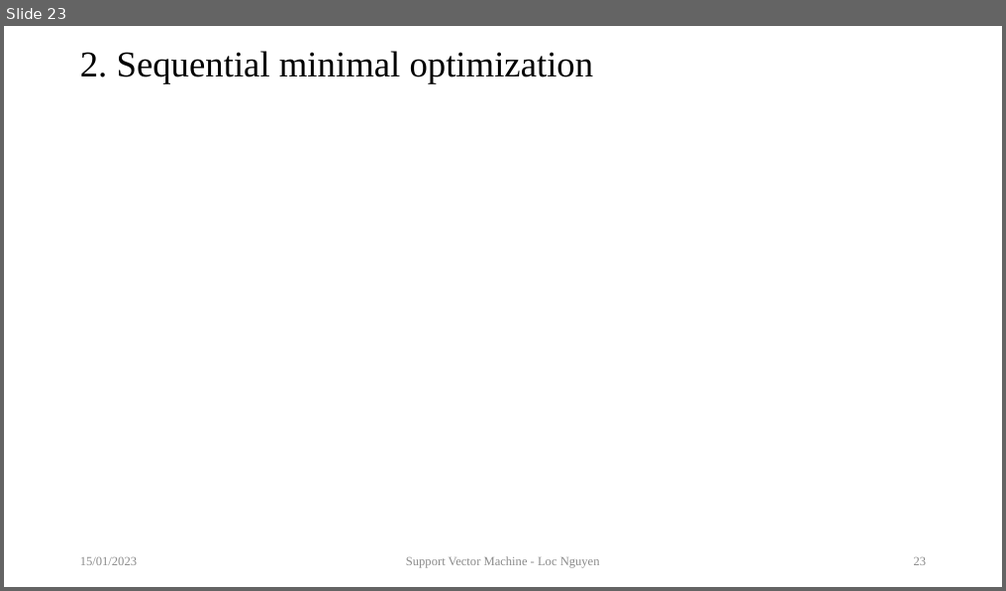
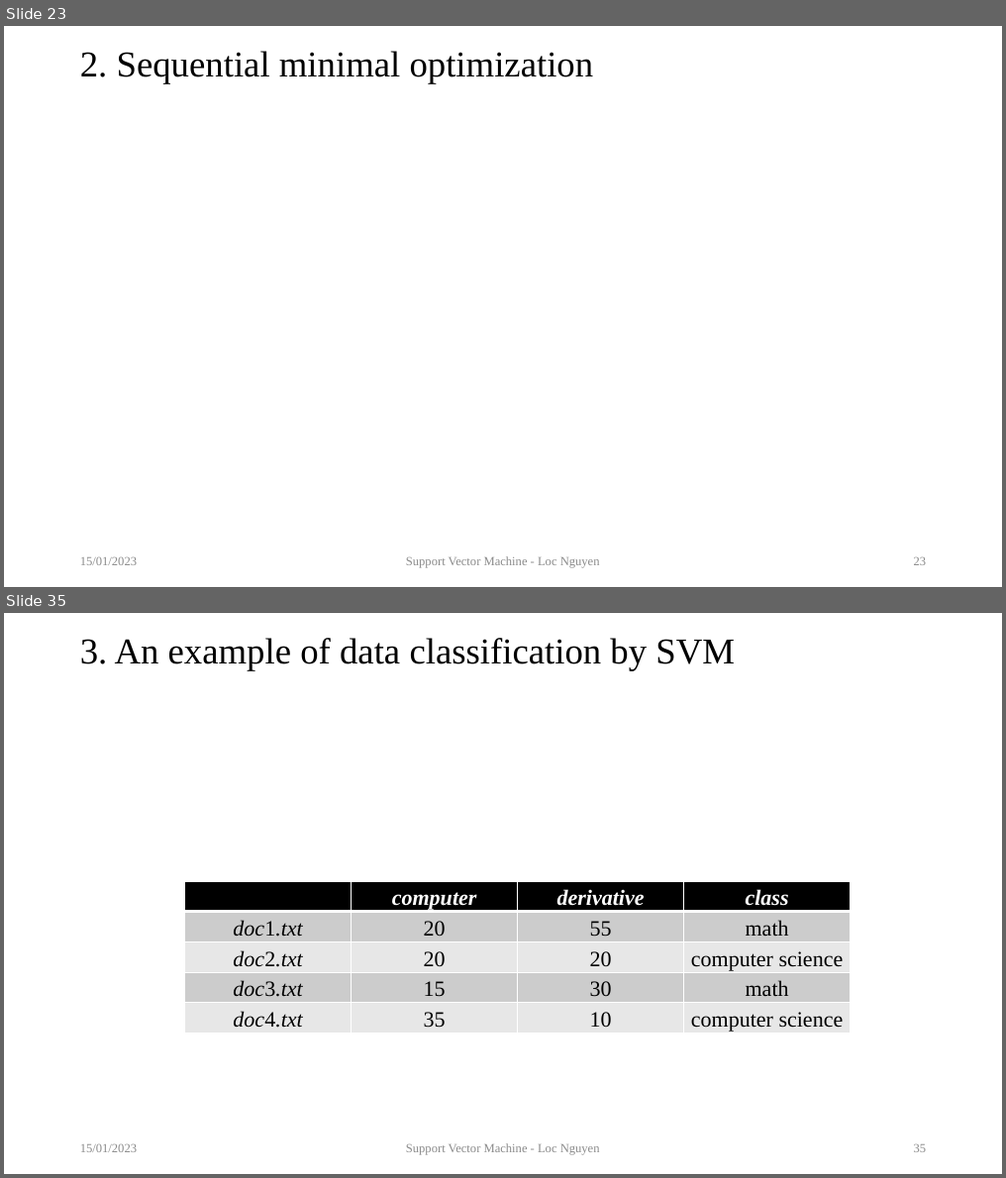
Before and after one commit to sciencepg/global-optimization, a slide deck: 09.TutorialOnSVM/artifact/TutorialOnSVM.pptx. Shown one above the other, each under a label of ours: slide 23 before the commit, slides 23 and 35 after it; the slides between them are not shown. The pictures are 1006x591 and 1006x1178 pixels, drawn with LibreOffice and Linux fonts; fonts in the diff are those of the drawing; grey boxes stand for pictures. Boxes give left, top, right and bottom in pixels: in the first picture for what was removed or moved away, otherwise in the second. Text is boxed around its words. In the diff, an @@ line names an element or a change of style, - is before the commit and + after.

```diff
--- a/09.TutorialOnSVM/artifact/TutorialOnSVM.pptx
+++ b/09.TutorialOnSVM/artifact/TutorialOnSVM.pptx
@@ slide 35 added at <box>4,613,1002,1174</box>, background #FFFFFF @@
@@ title added at <box>80,638,735,671</box>, 35 pt, text #000000 @@
+3. An example of data classification by SVM
@@ table added at <box>185,881,849,1036</box>, 5 rows, 4 columns @@
+ | computer | derivative | class
+doc1.txt | 20 | 55 | math
+doc2.txt | 20 | 20 | computer science
+doc3.txt | 15 | 30 | math
+doc4.txt | 35 | 10 | computer science
@@ text added at <box>80,1145,137,1153</box>, 12 pt, text #8C8C8C @@
+15/01/2023
@@ text added at <box>406,1144,600,1156</box>, 12 pt, text #8C8C8C @@
+Support Vector Machine - Loc Nguyen
@@ page number added at <box>914,1145,927,1153</box>, 12 pt, text #8C8C8C @@
+35
```
Also in this commit, not shown: 4 slides changed, 24 other slides added, 1 other file.
